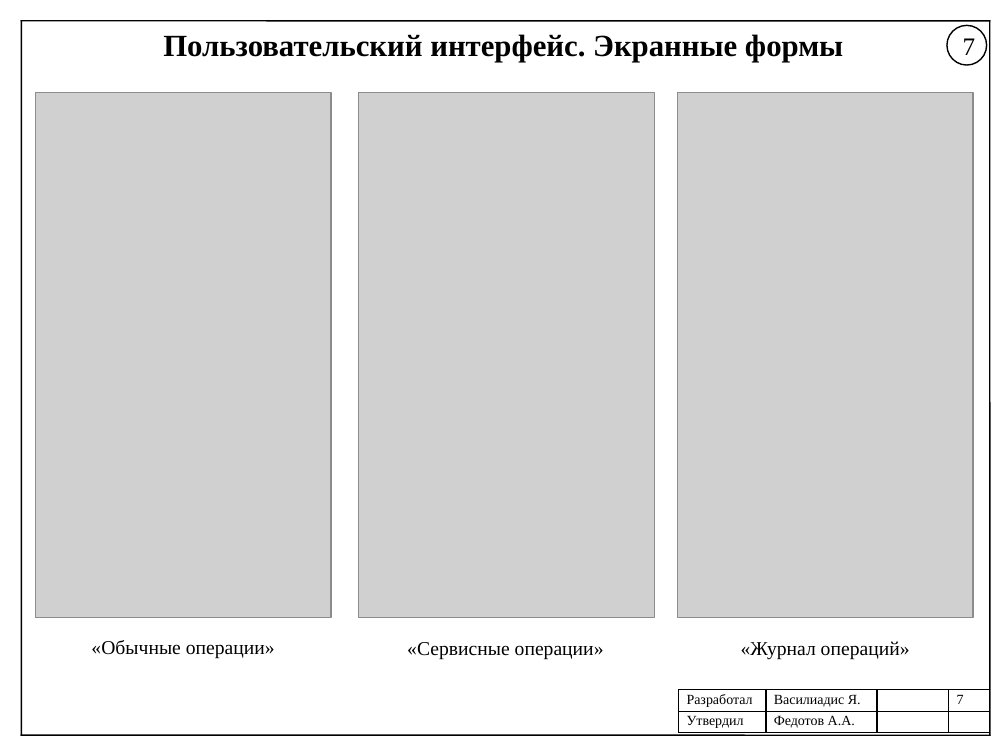
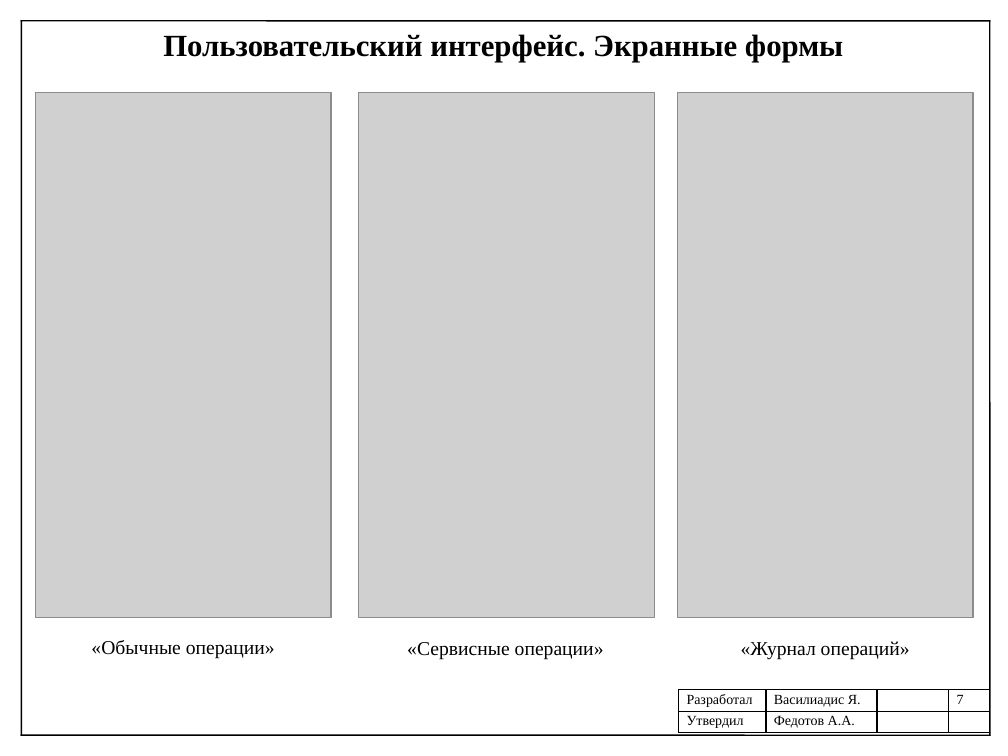
Before and after one commit to helllynx/my_pain, a slide deck: slide 7 of Document/FINAL/Презентация_Василиадис.pptx. Drawn at 1008x756 pixels with LibreOffice and Linux fonts; fonts in the diff are those of the drawing; grey boxes stand for pictures. Boxes give left, top, right and bottom in pixels: in the first picture for what was removed or moved away, otherwise in the second. Text is boxed around its words. In the diff, an @@ line names an element or a change of style, - is before the commit and + after.

```diff
--- a/Document/FINAL/Презентация_Василиадис.pptx
+++ b/Document/FINAL/Презентация_Василиадис.pptx
@@ ellipse removed at [947, 25, 986, 65] @@
-7
```
Also in this commit, not shown: 9 other slides changed, 14 other files.
